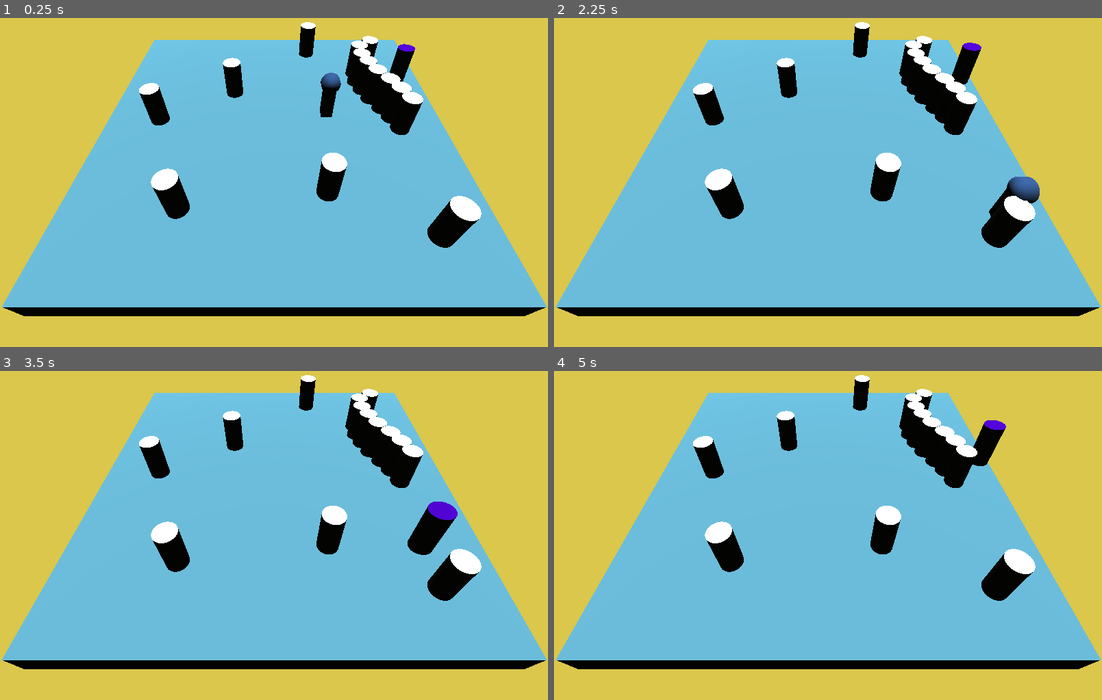
Above: before the commit, frames 1-4 (two rows, left to right).
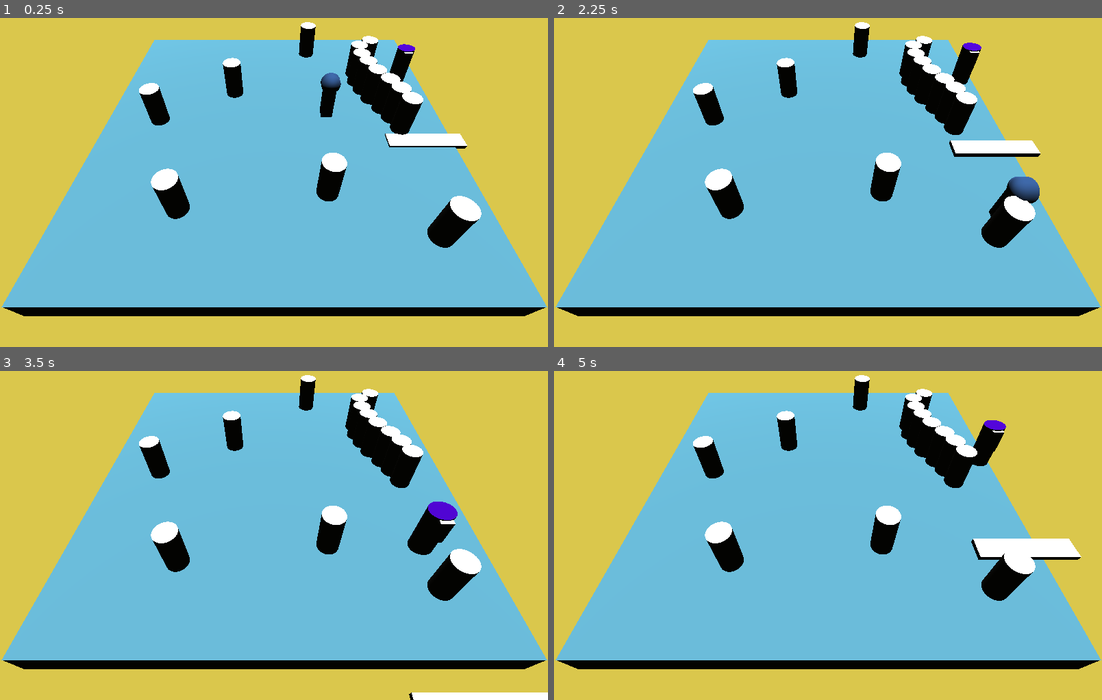
Above: after the commit, the same moments.

Repository: OnyJ/Medusa-old
Game: Godot game, scene res://scenes/Main.tscn
The game is run twice, just before and just after one commit, with the same random seed, the same clock (stepped at 60 frames per second) and the same inputs.
Inputs:
- Up to frame 1 (0.25 s): no input
- Up to frame 2 (2.25 s): tap Enter at 0.5 s; hold D (move_right) 0.53-1.28 s; tap Space at 1.25 s; hold S (move_back) 1.28-2.03 s; hold D (move_right) from 2.03 s (still down)
- Up to frame 3 (3.5 s): release D (move_right) at 2.78 s; hold Z (move_forward) from 2.78 s (still down)
- Up to frame 4 (5 s): release Z (move_forward) at 3.53 s; hold Q (move_left) from 3.53 s (still down)

The runs differ from the first frame. In frame 1, 0.6% of the frame differs, in the area x 70-86%, y 10-40%; in frame 2, 0.8%; in frame 3, 0.6%; in frame 4, 1.1%, in the area x 76-97%, y 18-58%.

Commit message:
Medusa WideEyeDetector

Diff:
--- a/scenes/Medusa.tscn
+++ b/scenes/Medusa.tscn
@@ -10,6 +10,14 @@
 [sub_resource type="CylinderMesh" id=3]
 material = SubResource( 2 )
 
+[sub_resource type="CubeMesh" id=5]
+size = Vector3( 1, 1, 1 )
+
+[sub_resource type="BoxShape" id=4]
+extents = Vector3( 4.10366, 1, 6.52879 )
+
+[sub_resource type="CubeMesh" id=6]
+
 [node name="Medusa" type="KinematicBody"]
 transform = Transform( 0.8, 0, 0, 0, 1.8, 0, 0, 0, 0.7, 0, 1.79955, 0 )
 script = ExtResource( 1 )
@@ -20,3 +28,19 @@
 [node name="MeshInstance" type="MeshInstance" parent="."]
 mesh = SubResource( 3 )
 material/0 = null
+
+[node name="MeshInstance" type="MeshInstance" parent="MeshInstance"]
+transform = Transform( 1, 0, 0, 0, 1, 0, 0, 0, 1, 0, 0.454127, 0.784512 )
+mesh = SubResource( 5 )
+material/0 = null
+
+[node name="Area" type="Area" parent="."]
+
+[node name="WideEyeDetector" type="CollisionShape" parent="Area"]
+transform = Transform( 1, 0, 0, 0, 1, 0, 0, 0, 1, 0, 0, 6.84885 )
+shape = SubResource( 4 )
+
+[node name="MeshInstance" type="MeshInstance" parent="Area/WideEyeDetector"]
+transform = Transform( 4, 0, 0, 0, 0.1, 0, 0, 0, 1, 0, -1.03843, 5.81324 )
+mesh = SubResource( 6 )
+material/0 = null
--- a/scripts/Medusa.gd
+++ b/scripts/Medusa.gd
@@ -46,19 +46,6 @@
 
 
 ##########################
-# func move_randomly
-# (whithout falling)
-
-# _physics_process(delta): -> if chasing == false:
-# func chose_a_direction()
-#	avoid obstacles and void
-#
-# 	func walk_for(rand_sec)
-# 		func dodge_obstacles_and_void
-# 		func turn_if_obstacles
-# 	func wait(rand_sec)
-
-##########################
 # detect player
 # -> large_eye_detector
 # _on_LargeEyeDetector_??_entered (= medusa sees player):
@@ -80,4 +67,17 @@
 
 
 ##########################
+# func move_randomly
+# (whithout falling)
+
+# _physics_process(delta): -> if chasing == false:
+# func chose_a_direction()
+#	avoid obstacles and void
+#
+# 	func walk_for(rand_sec)
+# 		func dodge_obstacles_and_void
+# 		func turn_if_obstacles
+# 	func wait(rand_sec)
+
+##########################
 # (spawn randomly)
Not shown: 1 places in scenes/Medusa.tscn that only renumber resources
